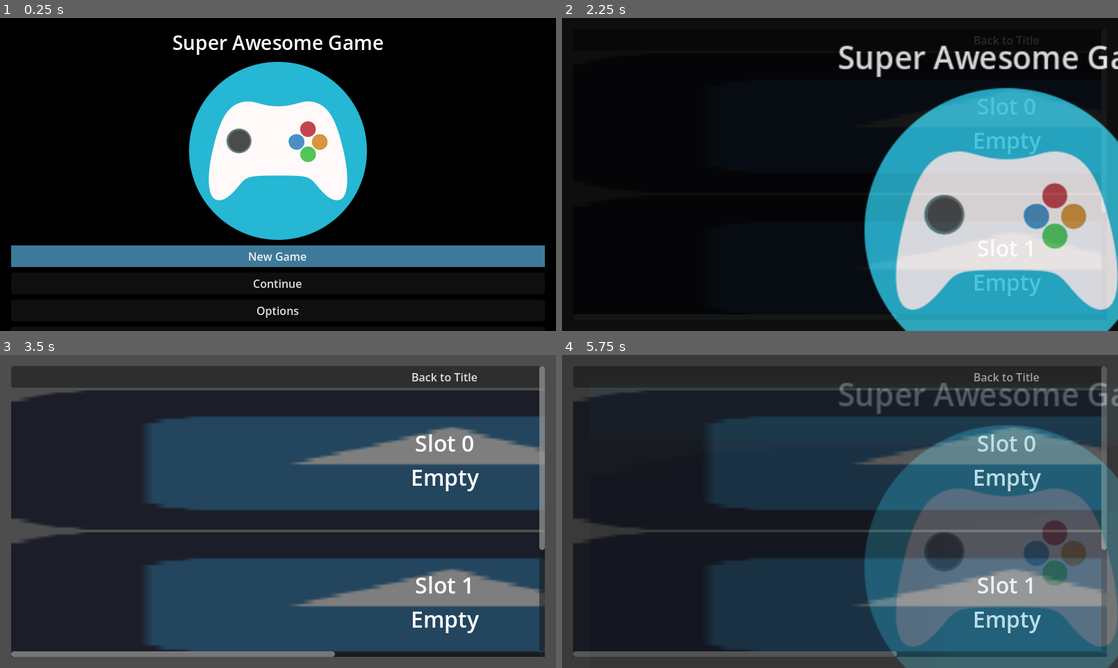
Above: before the commit, frames 1-4 (two rows, left to right).
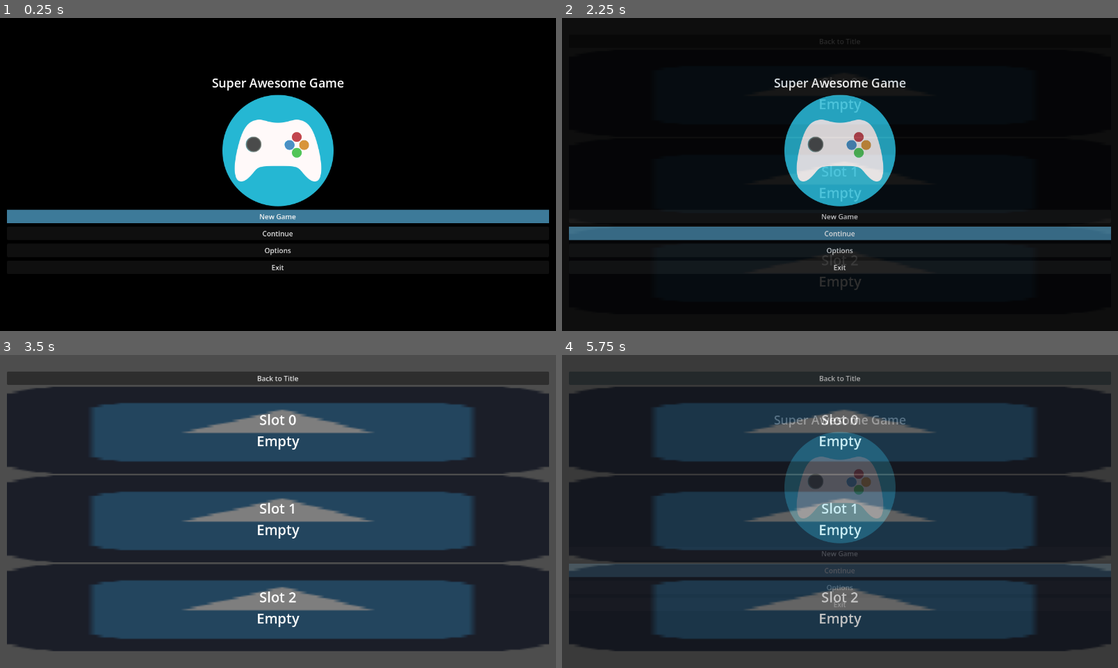
Above: after the commit, the same moments.

Repository: nightblade9/turbo
Game: Godot game, scene res://contexts/pregame/scenes/GameLoaderScene.tscn
Same seed, same stepped clock (60 frames per second), same inputs: the game is played once before the commit and once after it. The engine's default icon, where the game draws it, is replaced by a stand-in: a white triangle on a blue panel in a dark square.
Inputs:
- Up to frame 1 (0.25 s): no input
- Up to frame 2 (2.25 s): click "New Game" at 0.5 s; click "New Game" at 1.25 s; click "Continue" at 2 s
- Up to frame 3 (3.5 s): tap Enter at 2.75 s
- Up to frame 4 (5.75 s): tap Space at 3.5 s; click "Back to Title" at 4.25 s; click "Continue" at 5 s

The runs differ from the first frame. In frame 1, 22% of the frame differs, in the area x 1-99%, y 5-96%; in frame 2, 42%; in frame 3, 50%; in frame 4, 58%, in the area x 1-100%, y 3-100%.

Commit message:
Update to Godot 4.3; pixel art defaults.

Diff:
--- a/source/project.godot
+++ b/source/project.godot
@@ -12,7 +12,7 @@
 
 config/name="Turbo"
 run/main_scene="res://contexts/pregame/scenes/GameLoaderScene.tscn"
-config/features=PackedStringArray("4.2")
+config/features=PackedStringArray("4.3")
 config/icon="res://icon.png"
 
 [autoload]
@@ -25,7 +25,7 @@
 
 window/size/viewport_width=1280
 window/size/viewport_height=720
-window/stretch/mode="2d"
+window/stretch/mode="viewport"
 
 [editor_plugins]
 
@@ -40,53 +40,53 @@
 
 ui_accept={
 "deadzone": 0.5,
-"events": [Object(InputEventKey,"resource_local_to_scene":fa …(174 unchanged characters)… l_keycode":0,"key_label":0,"unicode":0,"echo":false,"script":null)
-, Object(InputEventKey,"resource_local_to_scene":false,"reso …(165 unchanged characters)… l_keycode":0,"key_label":0,"unicode":0,"echo":false,"script":null)
-, Object(InputEventKey,"resource_local_to_scene":false,"resource_name":"","device":0,"window_id":0,"alt_pressed":false,"shift_pressed":false,"ctrl_pressed":false,"meta_pressed":false,"pressed":false,"keycode":32,"physical_keycode":0,"key_label":0,"unicode":32,"echo":false,"script":null)
+"events": [Object(InputEventKey,"resource_local_to_scene":fa …(174 unchanged characters)… l_keycode":0,"key_label":0,"unicode":0,"location":0,"echo":false,"script":null)
+, Object(InputEventKey,"resource_local_to_scene":false,"reso …(165 unchanged characters)… l_keycode":0,"key_label":0,"unicode":0,"location":0,"echo":false,"script":null)
+, Object(InputEventKey,"resource_local_to_scene":false,"resource_name":"","device":0,"window_id":0,"alt_pressed":false,"shift_pressed":false,"ctrl_pressed":false,"meta_pressed":false,"pressed":false,"keycode":32,"physical_keycode":0,"key_label":0,"unicode":32,"location":0,"echo":false,"script":null)
 , Object(InputEventJoypadButton,"resource_local_to_scene":false,"resource_name":"","device":-1,"button_index":0,"pressure":0.0,"pressed":true,"script":null)
 ]
 }
 ui_select={
 "deadzone": 0.5,
-"events": [Object(InputEventKey,"resource_local_to_scene":fa …(170 unchanged characters)… _keycode":0,"key_label":0,"unicode":32,"echo":false,"script":null)
+"events": [Object(InputEventKey,"resource_local_to_scene":fa …(170 unchanged characters)… _keycode":0,"key_label":0,"unicode":32,"location":0,"echo":false,"script":null)
 , Object(InputEventJoypadButton,"resource_local_to_scene":false,"resource_name":"","device":-1,"button_index":0,"pressure":0.0,"pressed":true,"script":null)
 ]
 }
 ui_cancel={
 "deadzone": 0.5,
-"events": [Object(InputEventKey,"resource_local_to_scene":fa …(174 unchanged characters)… l_keycode":0,"key_label":0,"unicode":0,"echo":false,"script":null)
+"events": [Object(InputEventKey,"resource_local_to_scene":fa …(174 unchanged characters)… l_keycode":0,"key_label":0,"unicode":0,"location":0,"echo":false,"script":null)
 , Object(InputEventJoypadButton,"resource_local_to_scene":false,"resource_name":"","device":-1,"button_index":1,"pressure":0.0,"pressed":true,"script":null)
 ]
 }
 ui_left={
 "deadzone": 0.5,
-"events": [Object(InputEventKey,"resource_local_to_scene":fa …(174 unchanged characters)… l_keycode":0,"key_label":0,"unicode":0,"echo":false,"script":null)
+"events": [Object(InputEventKey,"resource_local_to_scene":fa …(174 unchanged characters)… l_keycode":0,"key_label":0,"unicode":0,"location":0,"echo":false,"script":null)
 , Object(InputEventJoypadButton,"resource_local_to_scene":false,"resource_name":"","device":0,"button_index":13,"pressure":0.0,"pressed":false,"script":null)
-, Object(InputEventKey,"resource_local_to_scene":false,"resource_name":"","device":0,"window_id":0,"alt_pressed":false,"shift_pressed":false,"ctrl_pressed":false,"meta_pressed":false,"pressed":false,"keycode":65,"physical_keycode":0,"key_label":0,"unicode":0,"echo":false,"script":null)
+, Object(InputEventKey,"resource_local_to_scene":false,"resource_name":"","device":0,"window_id":0,"alt_pressed":false,"shift_pressed":false,"ctrl_pressed":false,"meta_pressed":false,"pressed":false,"keycode":65,"physical_keycode":0,"key_label":0,"unicode":0,"location":0,"echo":false,"script":null)
 , Object(InputEventJoypadMotion,"resource_local_to_scene":false,"resource_name":"","device":0,"axis":0,"axis_value":-1.0,"script":null)
 ]
 }
 ui_right={
 "deadzone": 0.5,
-"events": [Object(InputEventKey,"resource_local_to_scene":fa …(174 unchanged characters)… l_keycode":0,"key_label":0,"unicode":0,"echo":false,"script":null)
+"events": [Object(InputEventKey,"resource_local_to_scene":fa …(174 unchanged characters)… l_keycode":0,"key_label":0,"unicode":0,"location":0,"echo":false,"script":null)
 , Object(InputEventJoypadButton,"resource_local_to_scene":false,"resource_name":"","device":0,"button_index":14,"pressure":0.0,"pressed":false,"script":null)
-, Object(InputEventKey,"resource_local_to_scene":false,"resource_name":"","device":0,"window_id":0,"alt_pressed":false,"shift_pressed":false,"ctrl_pressed":false,"meta_pressed":false,"pressed":false,"keycode":68,"physical_keycode":0,"key_label":0,"unicode":0,"echo":false,"script":null)
+, Object(InputEventKey,"resource_local_to_scene":false,"resource_name":"","device":0,"window_id":0,"alt_pressed":false,"shift_pressed":false,"ctrl_pressed":false,"meta_pressed":false,"pressed":false,"keycode":68,"physical_keycode":0,"key_label":0,"unicode":0,"location":0,"echo":false,"script":null)
 , Object(InputEventJoypadMotion,"resource_local_to_scene":false,"resource_name":"","device":0,"axis":0,"axis_value":1.0,"script":null)
 ]
 }
 ui_up={
 "deadzone": 0.5,
-"events": [Object(InputEventKey,"resource_local_to_scene":fa …(174 unchanged characters)… l_keycode":0,"key_label":0,"unicode":0,"echo":false,"script":null)
+"events": [Object(InputEventKey,"resource_local_to_scene":fa …(174 unchanged characters)… l_keycode":0,"key_label":0,"unicode":0,"location":0,"echo":false,"script":null)
 , Object(InputEventJoypadButton,"resource_local_to_scene":false,"resource_name":"","device":0,"button_index":11,"pressure":0.0,"pressed":false,"script":null)
-, Object(InputEventKey,"resource_local_to_scene":false,"resource_name":"","device":0,"window_id":0,"alt_pressed":false,"shift_pressed":false,"ctrl_pressed":false,"meta_pressed":false,"pressed":false,"keycode":87,"physical_keycode":0,"key_label":0,"unicode":0,"echo":false,"script":null)
+, Object(InputEventKey,"resource_local_to_scene":false,"resource_name":"","device":0,"window_id":0,"alt_pressed":false,"shift_pressed":false,"ctrl_pressed":false,"meta_pressed":false,"pressed":false,"keycode":87,"physical_keycode":0,"key_label":0,"unicode":0,"location":0,"echo":false,"script":null)
 , Object(InputEventJoypadMotion,"resource_local_to_scene":false,"resource_name":"","device":0,"axis":1,"axis_value":-1.0,"script":null)
 ]
 }
 ui_down={
 "deadzone": 0.5,
-"events": [Object(InputEventKey,"resource_local_to_scene":fa …(174 unchanged characters)… l_keycode":0,"key_label":0,"unicode":0,"echo":false,"script":null)
+"events": [Object(InputEventKey,"resource_local_to_scene":fa …(174 unchanged characters)… l_keycode":0,"key_label":0,"unicode":0,"location":0,"echo":false,"script":null)
 , Object(InputEventJoypadButton,"resource_local_to_scene":false,"resource_name":"","device":0,"button_index":12,"pressure":0.0,"pressed":false,"script":null)
-, Object(InputEventKey,"resource_local_to_scene":false,"resource_name":"","device":0,"window_id":0,"alt_pressed":false,"shift_pressed":false,"ctrl_pressed":false,"meta_pressed":false,"pressed":false,"keycode":83,"physical_keycode":0,"key_label":0,"unicode":0,"echo":false,"script":null)
+, Object(InputEventKey,"resource_local_to_scene":false,"resource_name":"","device":0,"window_id":0,"alt_pressed":false,"shift_pressed":false,"ctrl_pressed":false,"meta_pressed":false,"pressed":false,"keycode":83,"physical_keycode":0,"key_label":0,"unicode":0,"location":0,"echo":false,"script":null)
 , Object(InputEventJoypadMotion,"resource_local_to_scene":false,"resource_name":"","device":0,"axis":1,"axis_value":1.0,"script":null)
 ]
 }
